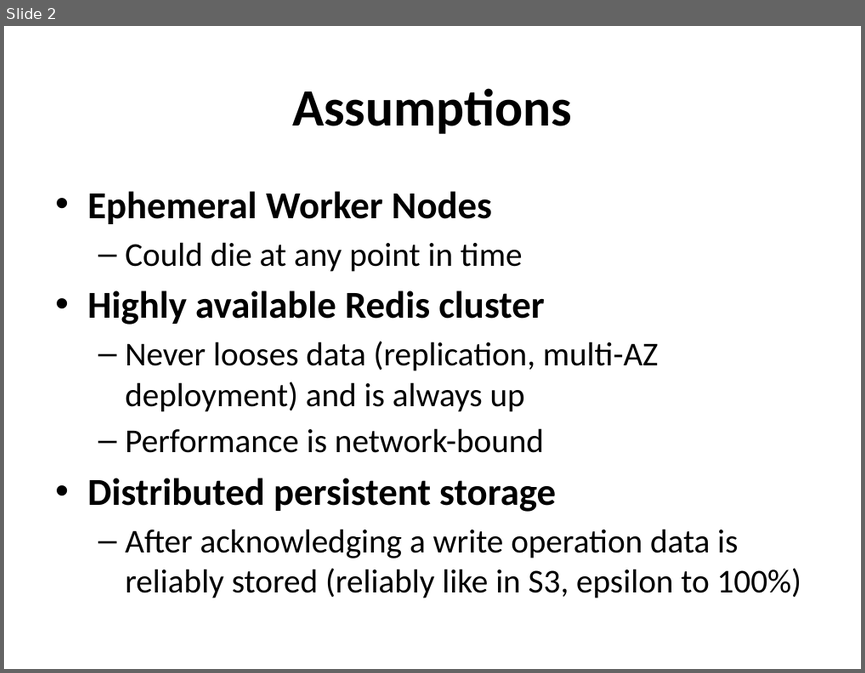
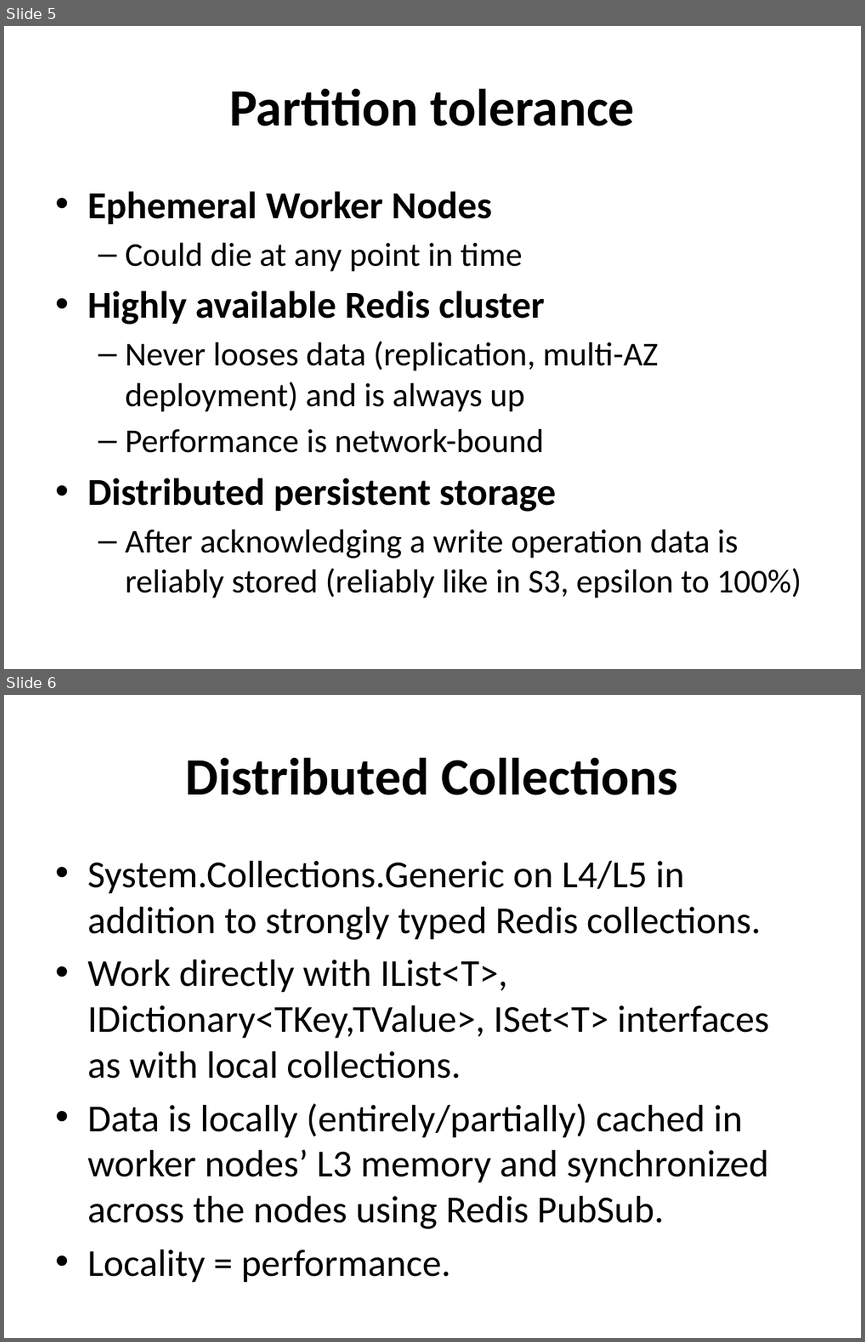
Before and after one commit to buybackoff/Ractor, a slide deck: docs/files/Fredis.pptx. Shown one above the other, each under a label of ours: slide 2 before the commit, slides 5 and 6 after it. The pictures are 865x673 and 865x1342 pixels, drawn with LibreOffice and Linux fonts; fonts in the diff are those of the drawing. Boxes give left, top, right and bottom in pixels: in the first picture for what was removed or moved away, otherwise in the second. Text is boxed around its words. In the diff, an @@ line names an element or a change of style, - is before the commit and + after.

```diff
--- a/docs/files/Fredis.pptx
+++ b/docs/files/Fredis.pptx
@@ slide 6 added at (4, 695, 861, 1338), background #FFFFFF @@
@@ title added at (185, 757, 678, 795), 44 pt, text #000000, bold @@
+Distributed Collections
@@ text added at (87, 861, 769, 1282), 32 pt, text #000000 @@
+• System.Collections.Generic on L4/L5 in addition to strongly typed Redis collections.
+• Work directly with IList<T>, IDictionary<TKey,TValue>, ISet<T> interfaces as with local collections.
+• Data is locally (entirely/partially) cached in worker nodes’ L3 memory and synchronized across the nodes using Redis PubSub.
+• Locality = performance.
@@ what was slide 2 is now slide 5 @@
@@ slide 5 changed as well @@
@@ title at (229, 88, 635, 126): text changed @@
-Assumptions
+Partition tolerance
```
Also in this commit, not shown: 4 other slides changed, 7 other slides added, 13 other files.
